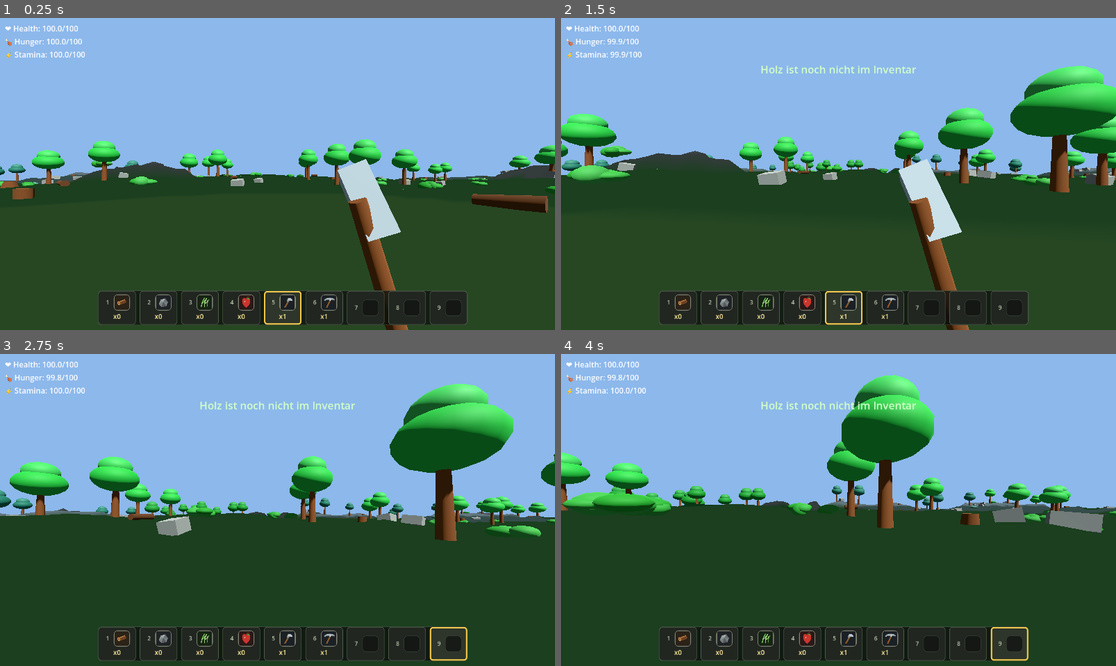
Above: before the commit, frames 1-4 (two rows, left to right).
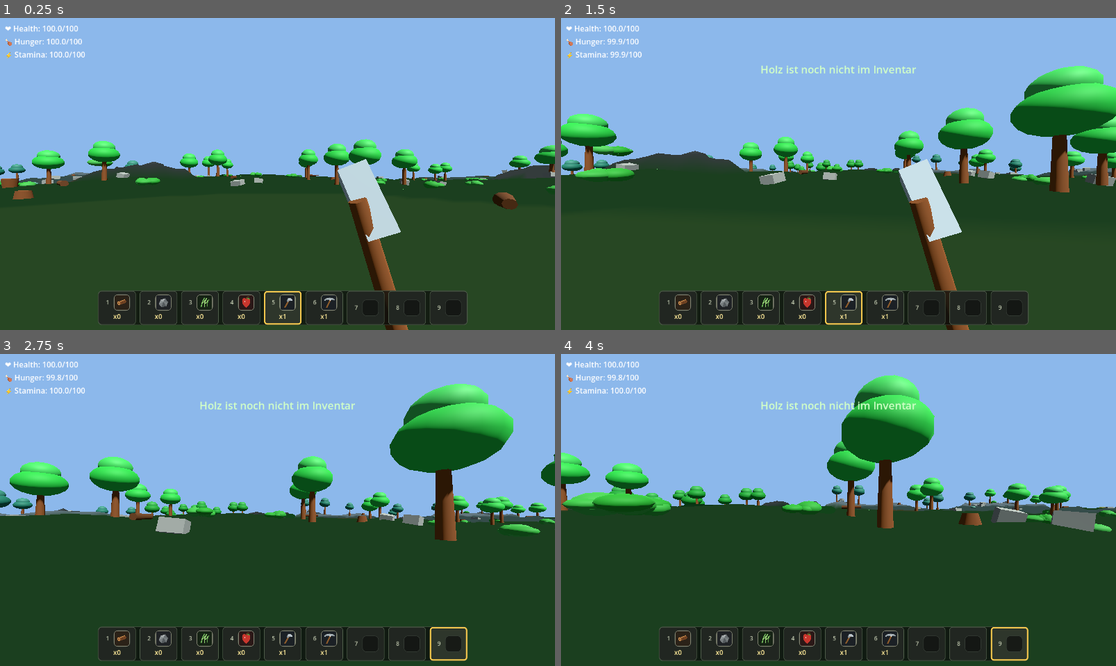
Above: after the commit, the same moments.

Repository: rxmsx/still-alive-somehow
Game: Godot game, scene res://main.tscn
Same seed, same stepped clock (60 frames per second), same inputs: the game is played once before the commit and once after it.
Inputs (mouse positions are in pixels of both pictures, inside the frame that each line leads up to):
- Up to frame 1 (0.25 s): no input
- Up to frame 2 (1.5 s): tap Enter (ui_accept) at 0.5, 0.77 s; move the mouse to (866, 174) at 0.52 s; hold Shift (sprint) 0.53-1.28 s; hold W (ui_up) from 0.53 s (still down); click (866, 174) at 0.67 s; move the mouse to (810, 174) at 1.27 s; tap 1 at 1.35 s
- Up to frame 3 (2.75 s): keep holding W (ui_up); tap Enter (ui_accept) at 1.52 s; move the mouse to (288, 503) at 2.02 s; tap 9 at 2.1 s
- Up to frame 4 (4 s): keep holding W (ui_up); move the mouse to (832, 516) at 2.77 s; tap Shift (sprint) at 2.85 s; click (832, 516) at 2.92 s; tap Enter (ui_accept) at 3.02, 3.77 s; move the mouse to (877, 513) at 3.52 s; tap 1 at 3.6 s

The runs differ from the first frame. In frame 1, 1.1% of the frame differs, in the area x 0-100%, y 45-63%; in frame 2, 0.8%; in frame 3, 0.6%; in frame 4, 0.6%.

Commit message:
Feat.: wood chopping logic

Diff:
--- a/game_3d_godot/player.gd
+++ b/game_3d_godot/player.gd
@@ -32,6 +32,7 @@
 var selected_item := "axe"
 var selected_hotbar_index := 4
 var held_item_root: Node3D = null
+var harvest_cooldown := 0.0
 
 func _ready():
 	configure_player_rig()
@@ -59,6 +60,7 @@
 
 func _physics_process(delta):
 	keep_above_spawn_ground(delta)
+	harvest_cooldown = max(harvest_cooldown - delta, 0.0)
 
 	# Bewegung
 	var inventory_open := is_inventory_open()
@@ -103,7 +105,7 @@
 		$Camera3D.rotate_x(-event.relative.y * mouse_sensitivity)
 		$Camera3D.rotation.x = clamp($Camera3D.rotation.x, -PI/2, PI/2)
 
-	if is_primary_action_pressed(event) and not is_inventory_open():
+	if is_primary_action_pressed(event) and not is_inventory_open() and harvest_cooldown <= 0.0:
 		interact_with_resource()
 
 	if event.is_action_pressed("ui_cancel"):
@@ -175,11 +177,15 @@
 	if not resource.has_meta("resource_type"):
 		return
 
+	if resource.has_meta("being_felled") and bool(resource.get_meta("being_felled")):
+		return
+
 	var resource_type := str(resource.get_meta("resource_type"))
 	var amount := int(resource.get_meta("resource_amount")) if resource.has_meta("resource_amount") else 1
 	var display_name := str(resource.get_meta("resource_name")) if resource.has_meta("resource_name") else "Ressource"
 	var remaining := int(resource.get_meta("harvests_remaining")) if resource.has_meta("harvests_remaining") else 1
 	var required_tool := str(resource.get_meta("required_tool")) if resource.has_meta("required_tool") else ""
+	var resource_kind := str(resource.get_meta("resource_kind")) if resource.has_meta("resource_kind") else ""
 	var hud = get_hud()
 
 	if required_tool != "" and int(inventory.get(required_tool, 0)) <= 0:
@@ -192,6 +198,13 @@
 			hud.show_message("%s auswaehlen, um %s abzubauen" % [get_tool_label(required_tool), display_name])
 		return
 
+	if resource_kind != "fallen_log":
+		play_held_item_swing()
+	if resource_kind == "tree":
+		chop_tree(resource, display_name, remaining)
+		return
+
+	harvest_cooldown = 0.35
 	inventory[resource_type] = int(inventory.get(resource_type, 0)) + amount
 	remaining -= 1
 	resource.set_meta("harvests_remaining", remaining)
@@ -201,7 +214,8 @@
 			hud.update_inventory(inventory)
 		if hud.has_method("show_message"):
 			var tool_text := " mit %s" % get_tool_label(required_tool) if required_tool != "" else ""
-			hud.show_message("+%d %s%s gesammelt" % [amount, get_resource_label(resource_type), tool_text])
+			var action_text := "aufgesammelt" if resource_kind == "fallen_log" else "gesammelt"
+			hud.show_message("+%d %s%s %s" % [amount, get_resource_label(resource_type), tool_text, action_text])
 
 	if remaining <= 0:
 		if resource == looked_at_resource:
@@ -211,8 +225,36 @@
 	else:
 		resource.scale *= 0.94
 		if hud and hud.has_method("show_prompt"):
-			var tool_text := " mit %s" % get_tool_label(required_tool) if required_tool != "" else ""
-			hud.show_prompt("Links-Klick - %s%s abbauen" % [display_name, tool_text])
+			hud.show_prompt(get_resource_prompt(resource))
+
+func chop_tree(tree: Node3D, display_name: String, remaining: int):
+	harvest_cooldown = 0.55
+	remaining -= 1
+	tree.set_meta("harvests_remaining", remaining)
+	play_tree_chop_feedback(tree)
+
+	var hud = get_hud()
+	if remaining > 0:
+		if hud and hud.has_method("show_message"):
+			hud.show_message("%s getroffen: noch %d Schlaege" % [display_name, remaining])
+		if hud and hud.has_method("show_prompt"):
+			hud.show_prompt(get_resource_prompt(tree))
+		return
+
+	tree.set_meta("being_felled", true)
+	mark_resource_harvested(tree)
+	looked_at_resource = null
+	if hud:
+		if hud.has_method("show_message"):
+			hud.show_message("%s faellt. Baumstaemme aufsammeln." % display_name)
+		if hud.has_method("show_prompt"):
+			hud.show_prompt("")
+
+	var world = get_parent().find_child("World", true, false)
+	if world and world.has_method("fell_tree"):
+		world.fell_tree(tree, get_tree_fall_direction(tree))
+	else:
+		tree.queue_free()
 
 func update_interaction_prompt():
 	var resource := get_resource_in_view()
@@ -225,12 +267,24 @@
 		return
 
 	if looked_at_resource:
-		var display_name := str(looked_at_resource.get_meta("resource_name")) if looked_at_resource.has_meta("resource_name") else "Ressource"
-		var required_tool := str(looked_at_resource.get_meta("required_tool")) if looked_at_resource.has_meta("required_tool") else ""
-		var tool_text := " mit %s" % get_tool_label(required_tool) if required_tool != "" else ""
-		hud.show_prompt("Links-Klick - %s%s abbauen" % [display_name, tool_text])
+		hud.show_prompt(get_resource_prompt(looked_at_resource))
 	else:
 		hud.show_prompt("")
+
+func get_resource_prompt(resource: Node3D) -> String:
+	var display_name := str(resource.get_meta("resource_name")) if resource.has_meta("resource_name") else "Ressource"
+	var required_tool := str(resource.get_meta("required_tool")) if resource.has_meta("required_tool") else ""
+	var resource_kind := str(resource.get_meta("resource_kind")) if resource.has_meta("resource_kind") else ""
+	var tool_text := " mit %s" % get_tool_label(required_tool) if required_tool != "" else ""
+
+	if resource_kind == "tree":
+		var remaining := int(resource.get_meta("harvests_remaining")) if resource.has_meta("harvests_remaining") else 1
+		return "Links-Klick - %s%s faellen (%d)" % [display_name, tool_text, remaining]
+
+	if resource_kind == "fallen_log":
+		return "Links-Klick - %s aufsammeln" % display_name
+
+	return "Links-Klick - %s%s abbauen" % [display_name, tool_text]
 
 func get_resource_in_view() -> Node3D:
 	var camera := get_node_or_null("Camera3D") as Camera3D
@@ -281,6 +335,15 @@
 	var world = get_parent().find_child("World", true, false)
 	if world and world.has_method("mark_resource_harvested"):
 		world.mark_resource_harvested(str(resource.get_meta("resource_id")))
+
+func get_tree_fall_direction(tree: Node3D) -> Vector3:
+	var direction := tree.global_position - global_position
+	direction.y = 0.0
+	if direction.length_squared() < 0.01:
+		direction = -global_transform.basis.z
+		direction.y = 0.0
+
+	return direction.normalized()
 
 func toggle_inventory():
 	var hud = get_hud()
@@ -464,6 +527,29 @@
 	mesh_instance.scale = scale
 	mesh_instance.set_surface_override_material(0, create_held_material(color))
 	held_item_root.add_child(mesh_instance)
+
+func play_held_item_swing():
+	ensure_held_item_root()
+	if not held_item_root or not held_item_root.visible:
+		return
+
+	var base_position := Vector3(0.45, -0.45, -0.85)
+	var base_rotation := Vector3(deg_to_rad(-10.0), deg_to_rad(-18.0), deg_to_rad(8.0))
+	held_item_root.position = base_position
+	held_item_root.rotation = base_rotation
+
+	var tween := create_tween()
+	tween.tween_property(held_item_root, "position", Vector3(0.34, -0.35, -0.72), 0.10)
+	tween.parallel().tween_property(held_item_root, "rotation", Vector3(deg_to_rad(-48.0), deg_to_rad(-24.0), deg_to_rad(26.0)), 0.10)
+	tween.tween_property(held_item_root, "position", base_position, 0.18).set_trans(Tween.TRANS_BACK).set_ease(Tween.EASE_OUT)
+	tween.parallel().tween_property(held_item_root, "rotation", base_rotation, 0.18).set_trans(Tween.TRANS_BACK).set_ease(Tween.EASE_OUT)
+
+func play_tree_chop_feedback(tree: Node3D):
+	var base_rotation := tree.rotation
+	var tween := create_tween()
+	tween.tween_property(tree, "rotation", base_rotation + Vector3(0.0, 0.0, deg_to_rad(2.8)), 0.07)
+	tween.tween_property(tree, "rotation", base_rotation + Vector3(0.0, 0.0, deg_to_rad(-2.2)), 0.07)
+	tween.tween_property(tree, "rotation", base_rotation, 0.09)
 
 func create_held_material(color: Color) -> StandardMaterial3D:
 	var material := StandardMaterial3D.new()
--- a/game_3d_godot/world.gd
+++ b/game_3d_godot/world.gd
@@ -462,7 +462,10 @@
 	var tree := StaticBody3D.new()
 	tree.name = "Tree_%02d" % (index + 1)
 	tree.add_to_group("trees")
-	setup_resource(tree, "wood", "Baum", rng.randi_range(2, 4), rng.randi_range(3, 5), "axe", true)
+	setup_resource(tree, "wood", "Baum", 0, rng.randi_range(4, 6), "axe", true)
+	tree.set_meta("resource_kind", "tree")
+	tree.set_meta("log_drop_count", rng.randi_range(3, 5))
+	tree.set_meta("being_felled", false)
 
 	var trunk := MeshInstance3D.new()
 	trunk.name = "Trunk"
@@ -516,6 +519,7 @@
 	rock.name = "Rock_%02d" % (index + 1)
 	rock.add_to_group("rocks")
 	setup_resource(rock, "stone", "Fels", rng.randi_range(2, 3), rng.randi_range(3, 5), "pickaxe", true)
+	rock.set_meta("resource_kind", "rock")
 
 	var mesh_instance := MeshInstance3D.new()
 	mesh_instance.name = "RockMesh"
@@ -541,6 +545,7 @@
 	var bush := StaticBody3D.new()
 	bush.name = "Bush_%02d" % (index + 1)
 	setup_resource(bush, "fiber", "Busch", rng.randi_range(1, 2), rng.randi_range(1, 2), "", false)
+	bush.set_meta("resource_kind", "bush")
 
 	var clump_count = rng.randi_range(3, 5)
 	for i in range(clump_count):
@@ -570,7 +575,8 @@
 func create_fallen_log(index: int) -> StaticBody3D:
 	var log_body := StaticBody3D.new()
 	log_body.name = "FallenLog_%02d" % (index + 1)
-	setup_resource(log_body, "wood", "Baumstamm", rng.randi_range(2, 3), rng.randi_range(2, 3), "axe", false)
+	setup_resource(log_body, "wood", "Baumstamm", 1, 1, "", false)
+	log_body.set_meta("resource_kind", "fallen_log")
 
 	var log_mesh_instance := MeshInstance3D.new()
 	log_mesh_instance.name = "LogMesh"
@@ -600,6 +606,7 @@
 	var stump := StaticBody3D.new()
 	stump.name = "Stump_%02d" % (index + 1)
 	setup_resource(stump, "wood", "Baumstumpf", 1, rng.randi_range(1, 2), "axe", false)
+	stump.set_meta("resource_kind", "stump")
 
 	var mesh_instance := MeshInstance3D.new()
 	mesh_instance.name = "StumpMesh"
@@ -648,6 +655,58 @@
 		_:
 			return Color(0.13, 0.46, 0.14, 1)
 
+func fell_tree(tree: Node3D, fall_direction: Vector3):
+	if not tree or not is_instance_valid(tree):
+		return
+
+	var direction := fall_direction
+	direction.y = 0.0
+	if direction.length_squared() < 0.01:
+		direction = Vector3.FORWARD
+	direction = direction.normalized()
+
+	disable_collision_shapes(tree)
+	if tree is CollisionObject3D:
+		tree.collision_layer = 0
+		tree.collision_mask = 0
+
+	tree.rotation.y = atan2(direction.x, direction.z)
+
+	var tween := create_tween()
+	tween.tween_property(tree, "rotation:x", deg_to_rad(86.0), 0.95).set_trans(Tween.TRANS_QUAD).set_ease(Tween.EASE_IN_OUT)
+	tween.tween_callback(Callable(self, "spawn_logs_from_tree").bind(tree, direction))
+	tween.tween_interval(0.25)
+	tween.tween_callback(Callable(tree, "queue_free"))
+
+func spawn_logs_from_tree(tree: Node3D, fall_direction: Vector3):
+	var parent := tree.get_parent()
+	if not parent:
+		parent = self
+
+	var drop_count := int(tree.get_meta("log_drop_count")) if tree.has_meta("log_drop_count") else 3
+	var tree_id := str(tree.get_meta("resource_id")) if tree.has_meta("resource_id") else "tree_%d" % Time.get_ticks_msec()
+	var base_position := tree.global_position
+	var side := Vector3(-fall_direction.z, 0.0, fall_direction.x)
+
+	for i in range(drop_count):
+		var log := create_fallen_log(900 + i)
+		log.name = "DroppedLog_%02d" % (i + 1)
+		log.set_meta("resource_id", "%s_log_%d" % [tree_id, i])
+		parent.add_child(log)
+
+		var offset := fall_direction * (1.2 + i * 1.35) + side * rng.randf_range(-0.65, 0.65)
+		var log_x := base_position.x + offset.x
+		var log_z := base_position.z + offset.z
+		log.global_position = Vector3(log_x, get_terrain_height(log_x, log_z), log_z)
+		log.rotation.y = atan2(fall_direction.x, fall_direction.z) + rng.randf_range(-0.20, 0.20)
+		log.scale = Vector3.ONE * rng.randf_range(0.78, 1.04)
+
+func disable_collision_shapes(node: Node):
+	for child in node.get_children():
+		if child is CollisionShape3D:
+			child.disabled = true
+		disable_collision_shapes(child)
+
 func create_material(color: Color, roughness: float) -> StandardMaterial3D:
 	var material := StandardMaterial3D.new()
 	material.albedo_color = color
